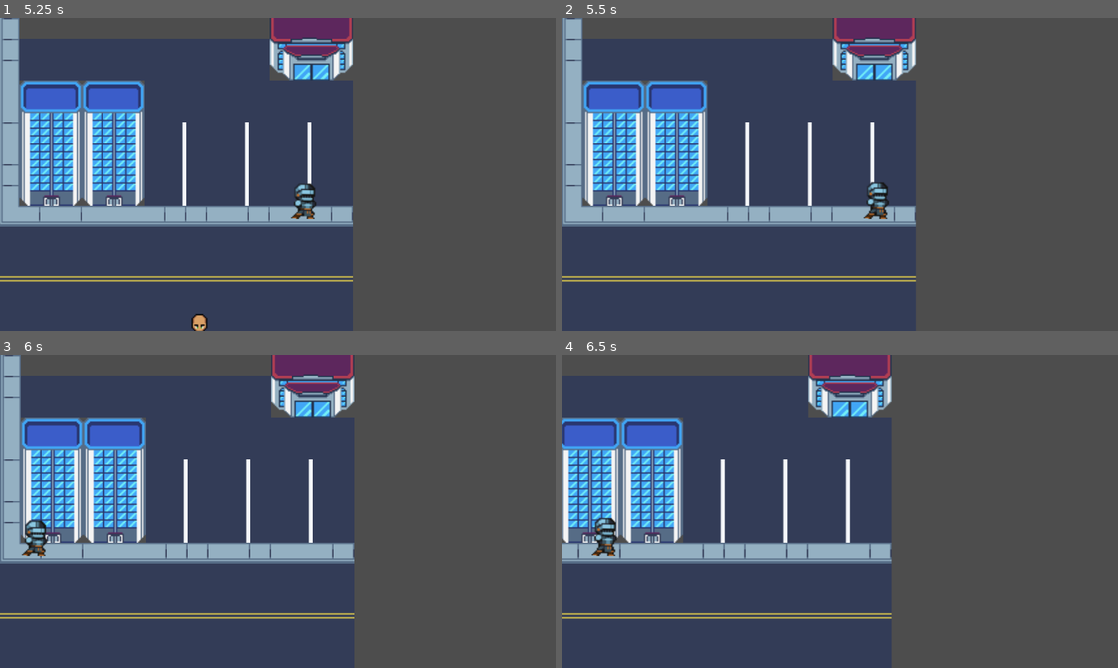
Above: before the commit, frames 1-4 (two rows, left to right).
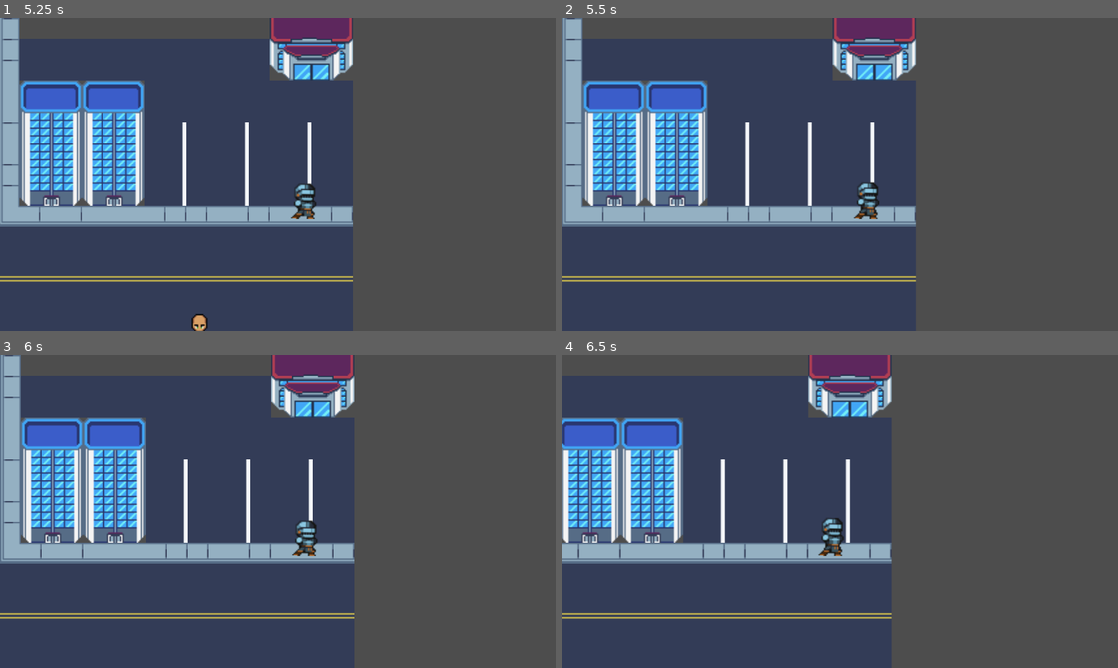
Above: after the commit, the same moments.

Repository: hoaxnt/envelhope-beta
Game: Godot game, scene res://Scenes/main_menu.tscn
Same seed, same stepped clock (60 frames per second), same inputs: the game is played once before the commit and once after it.
Inputs:
- Up to frame 1 (5.25 s): hold D 0.53-1.28 s; hold Shift 0.53-1.28 s; hold S 1.28-2.03 s; tap Shift at 1.35, 2.85, 4.35 s; hold D 2.03-2.78 s; hold Shift 2.03-2.78 s; hold W 2.78-3.53 s; hold Shift 3.53-4.28 s; hold A 3.53-5.03 s; hold S from 5.03 s (still down); hold Shift from 5.03 s (still down)
- Up to frame 2 (5.5 s): keep holding S; keep holding Shift
- Up to frame 3 (6 s): release S at 5.78 s; release Shift at 5.78 s; hold D from 5.78 s (still down); tap Shift at 5.85 s
- Up to frame 4 (6.5 s): keep holding D

Frame 1 is identical in both runs. In frame 2, 0.5% of the frame differs, in the area x 52-59%, y 52-65%; in frame 3, 0.7%; in frame 4, 0.8%, in the area x 5-51%, y 51-65%.

Commit message:
fix: npc movement

Diff:
--- a/Scenes/chapters/chapter_2.tscn
+++ b/Scenes/chapters/chapter_2.tscn
@@ -2,7 +2,7 @@
 
 [ext_resource type="PackedScene" uid="uid://m5c1cyo50rgw" path="res://scenes/maps/city.tscn" id="1_3hgx5"]
 [ext_resource type="PackedScene" uid="uid://4h22a7hemgyb" path="res://scenes/characters/player.tscn" id="2_v6yd1"]
-[ext_resource type="Script" uid="uid://bcfm8jfsqemav" path="res://scripts/characters/npc/knight/walk.gd" id="3_jauny"]
+[ext_resource type="Script" uid="uid://bcfm8jfsqemav" path="res://scripts/characters/npc/knight/roam.gd" id="3_jauny"]
 [ext_resource type="PackedScene" uid="uid://roh6nuojjp2y" path="res://scenes/characters/npc/knight.tscn" id="3_sa0bh"]
 
 [sub_resource type="Curve2D" id="Curve2D_g2xa2"]
--- /dev/null
+++ b/Scripts/characters/npc/knight/roam.gd
@@ -0,0 +1,26 @@
+extends PathFollow2D
+
+@export var speed: float = 50.0
+var direction := 1
+var walking := false
+var pause := 2
+
+func _ready():
+	start_walking()
+
+func start_walking():
+	if not walking:
+		walking = true
+		_walk()  # Start the walking loop
+
+func _walk() -> void:
+	await get_tree().process_frame  # Let the scene fully load first
+	while true:
+		while true:
+			progress += speed * get_process_delta_time() * direction
+			if (direction == 1 and progress_ratio >= 0.9) or (direction == -1 and progress_ratio <= 0.1):
+				break
+			await get_tree().process_frame
+
+		await get_tree().create_timer(pause).timeout  # Pause at the end
+		direction *= -1  # Reverse direction
--- a/Scripts/characters/npc/knight/walk.gd
+++ /dev/null
@@ -1,19 +0,0 @@
-extends PathFollow2D
-
-@export var speed: float = 50.0
-var direction = 1  # 1 = forward, -1 = backward
-var paused = false
-
-func _process(delta: float) -> void:
-	if paused:
-		return
-
-	progress += speed * delta * direction
-	await get_tree().create_timer(1.0).timeout
-	print("pause watching")
-
-	if progress_ratio >= 0.9 or progress_ratio <= 0.1:
-		direction *= -1
-		paused = true
-		await get_tree().create_timer(1.0).timeout  # Pause for 1 second
-		paused = false
Renamed: Scripts/characters/npc/knight/walk.gd.uid -> Scripts/characters/npc/knight/roam.gd.uid
